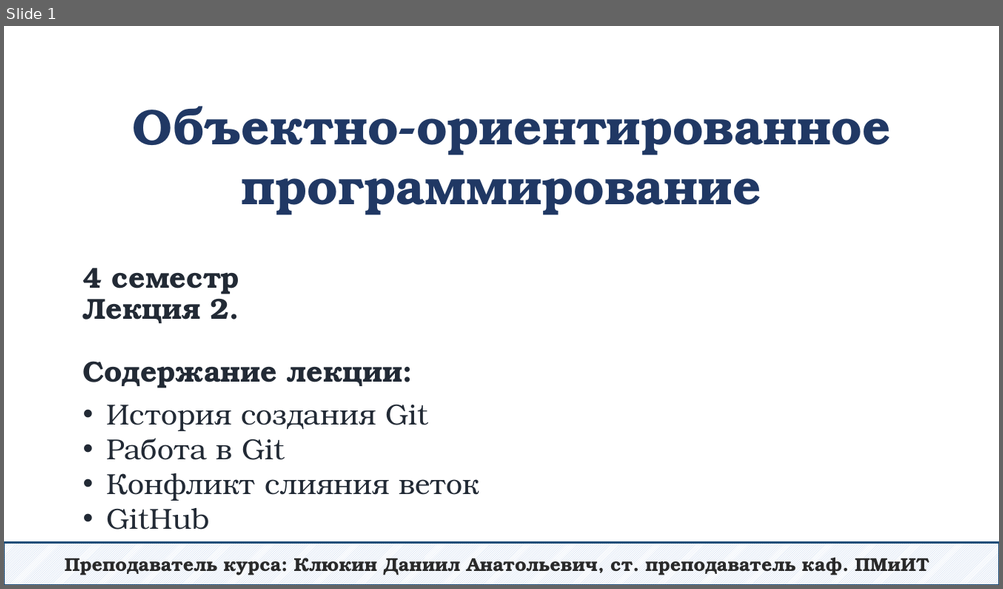
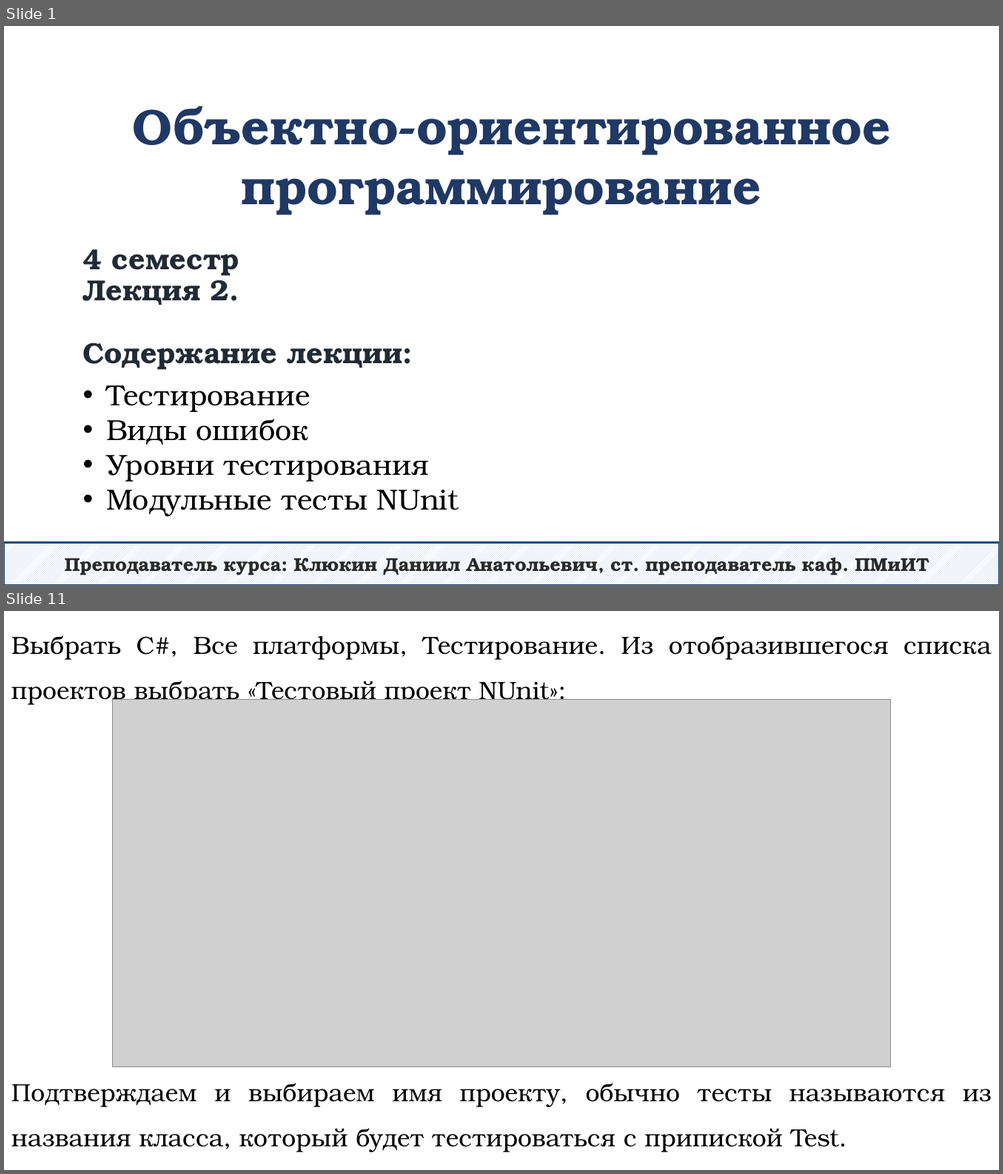
Before and after one commit to DaniilKlyukin/OOP-4, a slide deck: Лекции/ООП 1 лек 2.pptx. Shown one above the other, each under a label of ours: slide 1 before the commit, slides 1 and 11 after it; the slides between them are not shown. The pictures are 1003x589 and 1003x1174 pixels, drawn with LibreOffice and Linux fonts; fonts in the diff are those of the drawing; grey boxes stand for pictures. Boxes give left, top, right and bottom in pixels: in the first picture for what was removed or moved away, otherwise in the second. Text is boxed around its words. In the diff, an @@ line names an element or a change of style, - is before the commit and + after.

```diff
--- a/Лекции/ООП 1 лек 2.pptx
+++ b/Лекции/ООП 1 лек 2.pptx
@@ slide 11 added at [4, 611, 999, 1170], background #FFFFFF @@
@@ text added at [11, 635, 991, 1153], 24 pt, text #000000 @@
+Выбрать C#, Все платформы, Тестирование. Из отобразившегося списка проектов выбрать «Тестовый проект NUnit»:
+Подтверждаем и выбираем имя проекту, обычно тесты называются из названия класса, который будет тестироваться с припиской Test.
@@ picture added at [112, 699, 891, 1068] @@
@@ slide 1 changed as well @@
@@ title "4 семестр Лекция 2. Содержание ...": place and size @@
-title "4 семестр Лекция 2. Содержание ..." at [83, 268, 403, 389]
+title "4 семестр Лекция 2. Содержание ..." at [83, 249, 403, 370]
@@ text at [106, 386, 459, 517]: text changed; text colour #222A35 to #000000 @@
-• История создания Git
-• Работа в Git
-• Конфликт слияния веток
-• GitHub
+• Тестирование
+• Виды ошибок
+• Уровни тестирования
+• Модульные тесты NUnit
```
Also in this commit, not shown: 25 other slides added, 47 slides removed.
